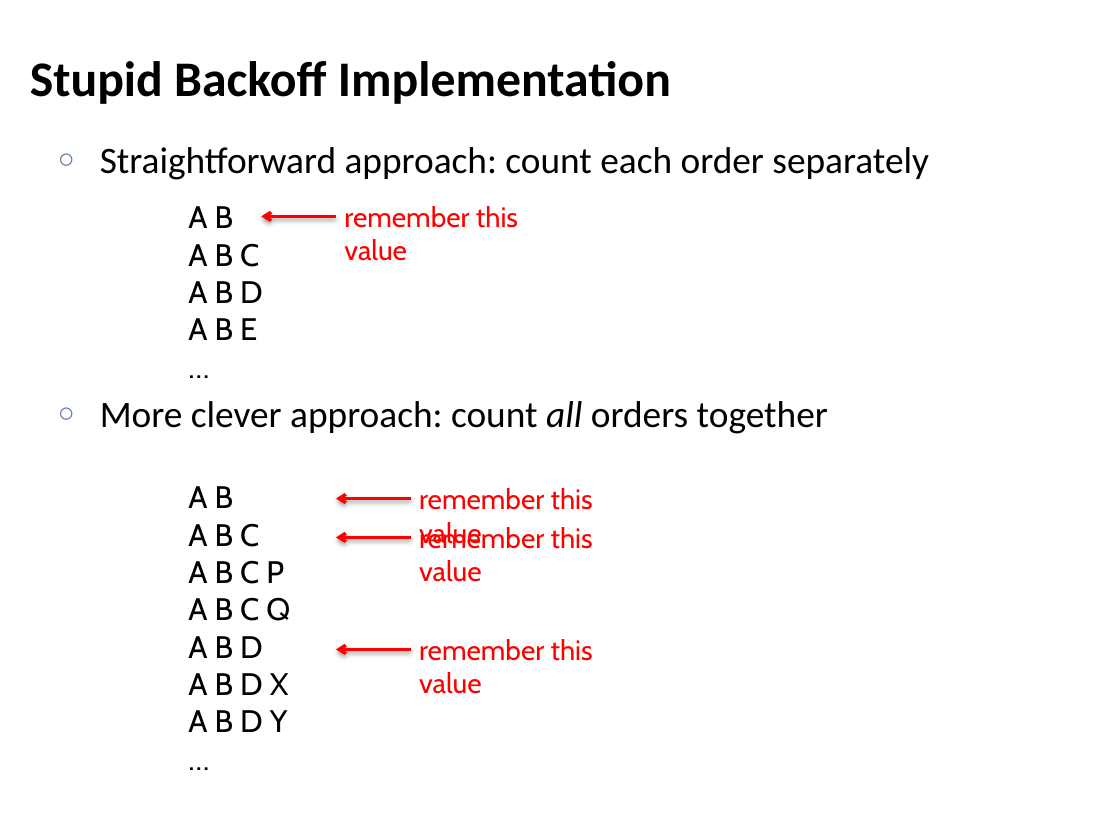
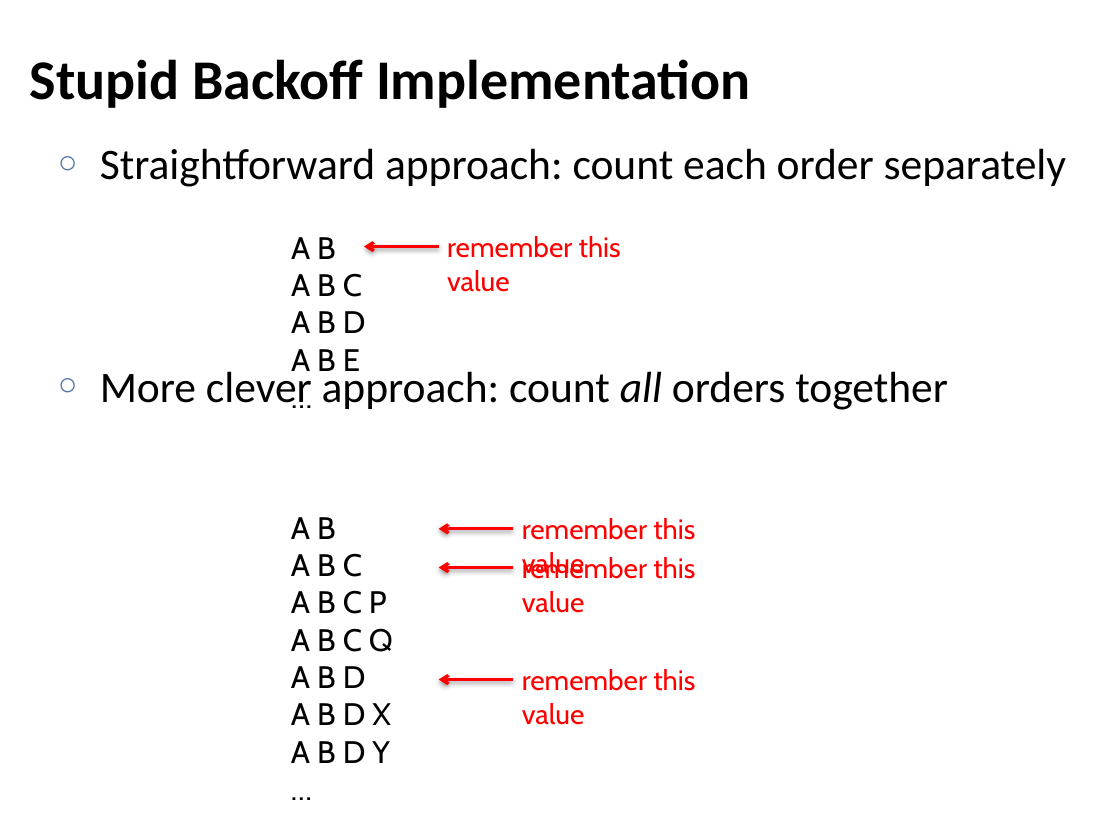
Before and after one commit to chriswjh/chriswjh.github.io, a slide deck: slide 51 of BDM/MapReduce_Algorithm.pptx. Drawn at 1120x840 pixels with LibreOffice and Linux fonts; fonts in the diff are those of the drawing. Boxes give left, top, right and bottom in pixels: in the first picture for what was removed or moved away, otherwise in the second. Text is boxed around its words. In the diff, an @@ line names an element or a change of style, - is before the commit and + after.

```diff
--- a/BDM/MapReduce_Algorithm.pptx
+++ b/BDM/MapReduce_Algorithm.pptx
@@ title "Stupid Backoff Implementation" at <box>30,59,750,108</box>: size 32 to 36 pt @@
@@ text "Straightforward approach: count each order ..." at <box>100,148,1066,410</box>: size 24 to 28 pt; more space between paragraphs @@
@@ text "remember this value": place and size @@
-text "remember this value" at <box>344,206,518,261</box>
+text "remember this value" at <box>447,236,621,292</box>
@@ 5 texts, 4 arrows: place and size @@
-5 texts, 4 arrows at <box>188,206,593,732</box>
+5 texts, 4 arrows at <box>291,237,695,763</box>
```
Also in this commit, not shown: 52 other slides changed, 2 other files.
